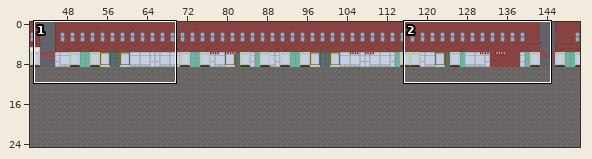
Level history. Tiled map: maps/ep1s2.tmx. Above, an overview of the earlier version with the close-up marked.
Close-up. First the earlier version:
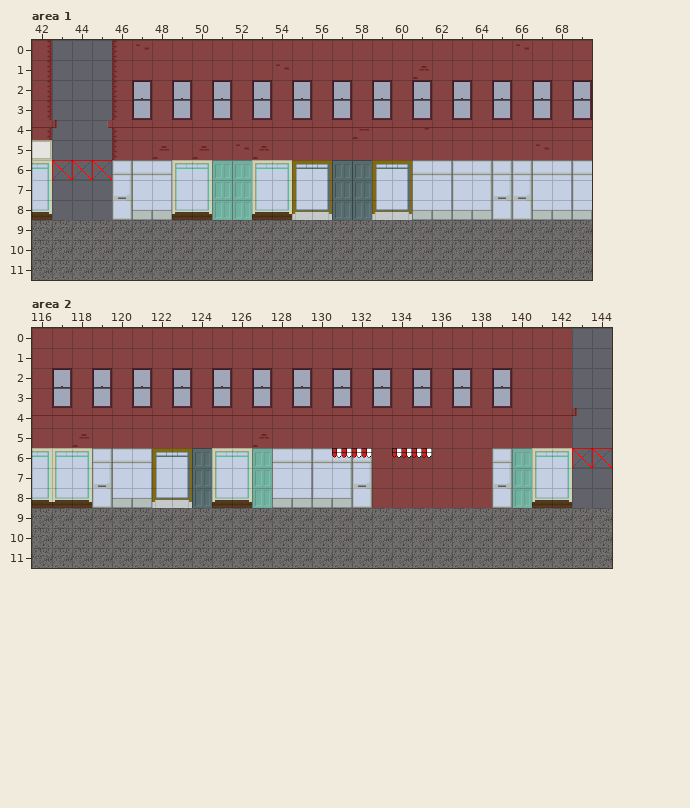
Cells are 32x32 px. Shown: area 1 x 42..69, y 0..11; area 2 x 116..144, y 0..11. The commit also changed other parts of the map, which this record leaves out.
New version:
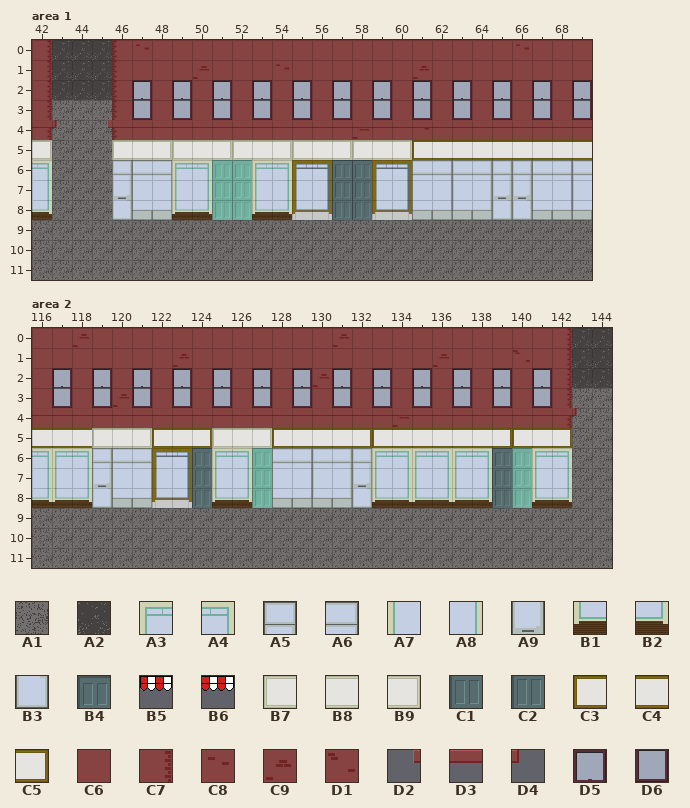
Key: from "Ground 2": A1 1, A2 2; from "Store Front": A3 0, A4 1, A5 5, A6 9, A7 10, A8 11, A9 15, B1 20, B2 21, B3 25, B4 32, B5 35, B6 36, B7 37, B8 38, B9 39, C1 42, C2 52, C3 57, C4 58, C5 59; from "Wall": C6 1, C7 2, C8 10, C9 11, D1 12, D2 30, D3 31, D4 32, D5 40, D6 50.
__ is an empty cell.
Tiles of an added or newly shown layer are drawn over the layers below it.
The exact change:
Layer "Ground", area 1:
y 0..2: x 43..45 __ __ __ -> A2 A2 A2
y 3..8: x 43..45 __ __ __ -> A1 A1 A1
Layer "Bricks" (removed), area 1:
y 5: x 48 C9 -> __; x 50..53 C9 C6 C8 C9 -> __ __ __ __; x 63 C6 -> __; x 67 C8 -> __; x 69 C6 -> __
Layer "Tile Layer 4" (removed), area 1:
y 4: x 45 D2 -> __
Layer "Bricks and stores" (added), area 1:
y 1: x 50 __ -> C9
y 5: x 46..69 __ __ __ __ __ __ __ __ __ __ __ __ __ __ __ __ __ __ __ __ __ __ __ __ -> B7 B8 B9 B7 B8 B9 B7 B8 B9 B7 B8 B9 B7 B8 B9 C3 C4 C4 C4 C4 C4 C4 C4 C4
Layer "Windows" (added), area 1:
y 4: x 45 __ -> D2
Layer "Ground", area 2:
y 0..2: x 143..144 __ __ -> A2 A2
y 3..8: x 143..144 __ __ -> A1 A1
Layer "Bricks" (removed), area 2:
y 5: x 118 C9 -> __; x 127 C9 -> __
y 6: x 131..132 A6 A5 -> __ __
Layer "Tile Layer 4" (removed), area 2:
y 4: x 134 D3 -> __; x 142..143 D3 D4 -> __ __
y 6: x 131..132 B5 B6 -> __ __; x 134..135 B5 B6 -> __ __; x 139 A5 -> __
y 7: x 139 A9 -> __
y 8: x 139 B3 -> __
Layer "Bricks and stores" (added), area 2:
y 0: x 118 __ -> C9; x 131 __ -> C9; x 142 __ -> C7
y 1: x 123 __ -> C9; x 136 __ -> C9; x 140 __ -> D1; x 142 __ -> C7
y 2: x 130 __ -> C9; x 142 __ -> C7
y 3: x 120 __ -> C9; x 142 __ -> C7
y 4: x 134 __ -> C9; x 142 __ -> C7
y 6: x 131..139 __ __ __ __ __ __ __ __ __ -> A6 A5 A3 A4 A3 A4 A3 A4 B4
y 7: x 133..139 __ __ __ __ __ __ __ -> A7 A8 A7 A8 A7 A8 C1
y 8: x 133..139 __ __ __ __ __ __ __ -> B1 B2 B1 B2 B1 B2 C2
Layer "Windows" (added), area 2:
y 2: x 141 __ -> D5
y 3: x 141 __ -> D6
y 4: x 134 __ -> D3; x 142..143 __ __ -> D3 D4
y 5: x 116..142 __ __ __ __ __ __ __ __ __ __ __ __ __ __ __ __ __ __ __ __ __ __ __ __ __ __ __ -> C4 C4 C4 B7 B8 B9 C3 C4 C5 B7 B8 B9 C3 C4 C4 C4 C5 C3 C4 C4 C4 C4 C4 C5 C3 C4 C5
Boxes around the changes in both close-ups, in picture pixels (x1, y1, x2, y2):
changed: (52, 40, 592, 220)
changed: (32, 328, 612, 508)
